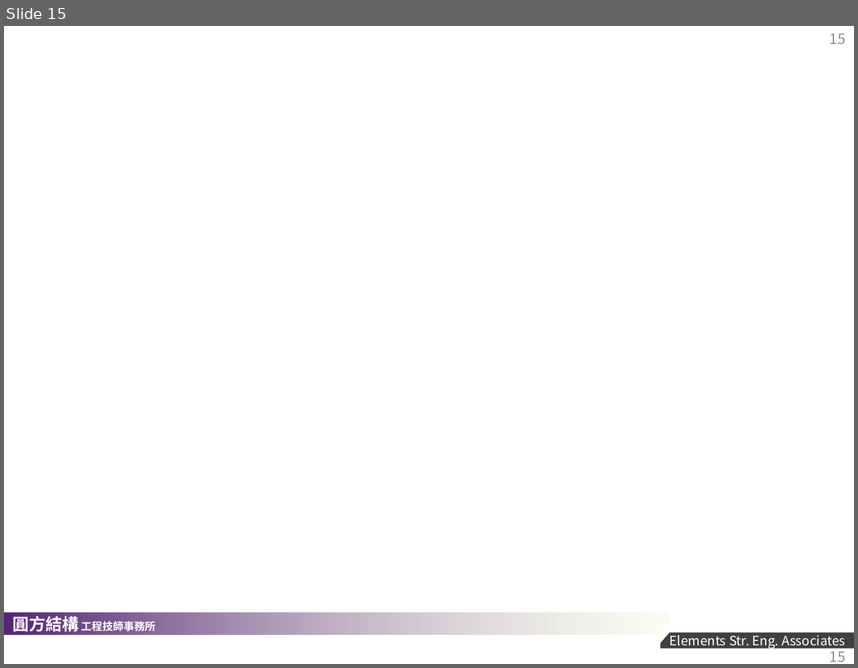
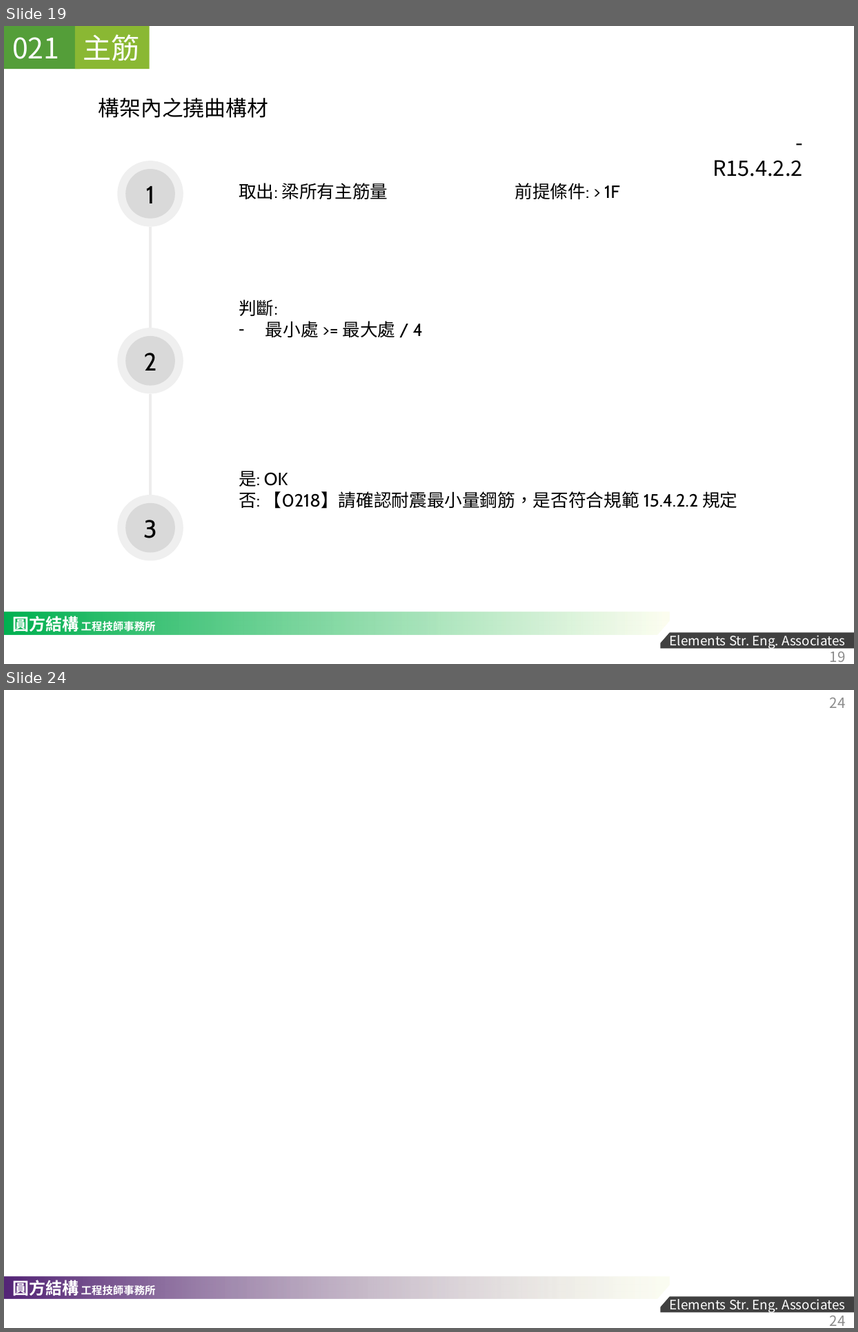
Before and after one commit to skyran1278/VbaProject, a slide deck: 20170524_RCScan/2018-1207 RC SCAN 說明文件.pptx. Shown one above the other, each under a label of ours: slide 15 before the commit, slides 19 and 24 after it; the slides between them are not shown. The pictures are 858x668 and 858x1332 pixels, drawn with LibreOffice and Linux fonts; fonts in the diff are those of the drawing; background and template pictures are left out. Boxes give left, top, right and bottom in pixels: in the first picture for what was removed or moved away, otherwise in the second. Text is boxed around its words. In the diff, an @@ line names an element or a change of style, - is before the commit and + after.

```diff
--- a/20170524_RCScan/2018-1207 RC SCAN 說明文件.pptx
+++ b/20170524_RCScan/2018-1207 RC SCAN 說明文件.pptx
@@ slide 19 added at (4, 26, 854, 664), background #FFFFFF; not listed: 3 template elements that a slide beside it also shows @@
@@ rectangle added at (4, 26, 80, 69), fill #549E39, 24 pt, text #FFFFFF @@
+0218
@@ rectangle added at (74, 26, 150, 69), fill #8AB833, 24 pt, text #FFFFFF @@
+主筋
@@ text added at (99, 98, 268, 118), 18 pt, text #000000 @@
+構架內之撓曲構材
@@ ellipse added at (117, 161, 183, 226), fill #D9D9D9 at 42% opacity, 21 pt, text #000000 @@
+1
@@ ellipse added at (125, 169, 175, 218), fill #D9D9D9 @@
@@ text added at (713, 160, 803, 176), 18 pt, text #000000 @@
+- R15.4.2.2
@@ text added at (239, 183, 388, 199), 15 pt, text #000000 @@
+取出: 梁所有主筋量
@@ text added at (515, 183, 620, 199), 15 pt, text #000000 @@
+前提條件: > 1F
@@ line added from (150, 227) to (150, 328), #EDECEC 2.25 pt @@
@@ text added at (239, 299, 423, 337), 15 pt, text #000000 @@
+判斷:
+– 最小處 >= 最大處 / 4
@@ ellipse added at (117, 328, 183, 393), fill #D9D9D9 at 42% opacity, 21 pt, text #000000 @@
+2
@@ ellipse added at (125, 335, 175, 385), fill #D9D9D9 @@
@@ line added from (150, 393) to (150, 495), #EDECEC 2.25 pt @@
@@ text added at (239, 470, 737, 508), 15 pt, text #000000 @@
+是: OK
+否: 【0218】請確認耐震最小量鋼筋，是否符合規範 15.4.2.2 規定
@@ ellipse added at (117, 495, 183, 560), fill #D9D9D9 at 42% opacity, 21 pt, text #000000 @@
+3
@@ ellipse added at (125, 503, 175, 552), fill #D9D9D9 @@
@@ rectangle added at (4, 612, 670, 635), fill gradient #00B050 to #FBFDED @@
@@ page number added at (830, 647, 846, 661), 12 pt, text #8C8C8C @@
+19
@@ what was slide 15 is now slide 24 @@
@@ page number at (830, 698, 846, 708): text changed @@
-15
+24
@@ page number at (830, 1311, 846, 1325): text changed @@
-15
+24
```
Also in this commit, not shown: 6 slides changed, 16 other slides added, 8 slides removed, 2 other files.
